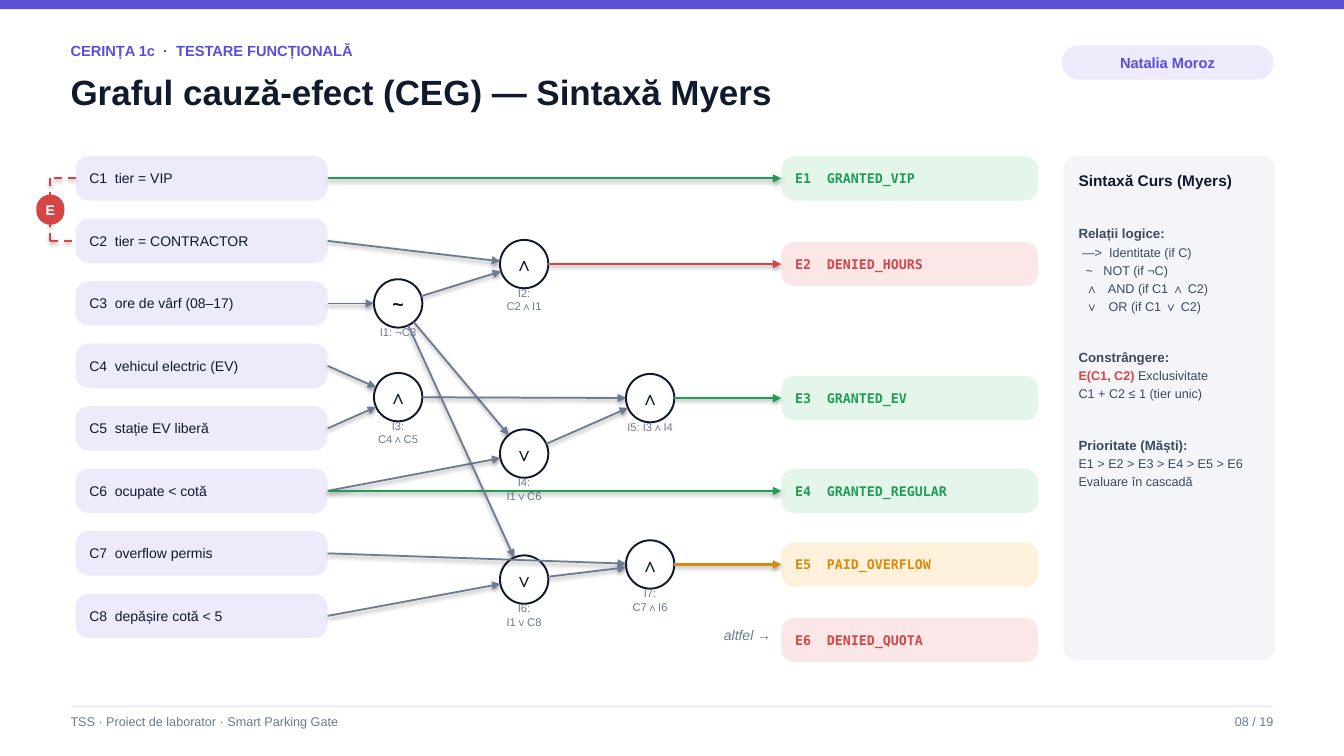
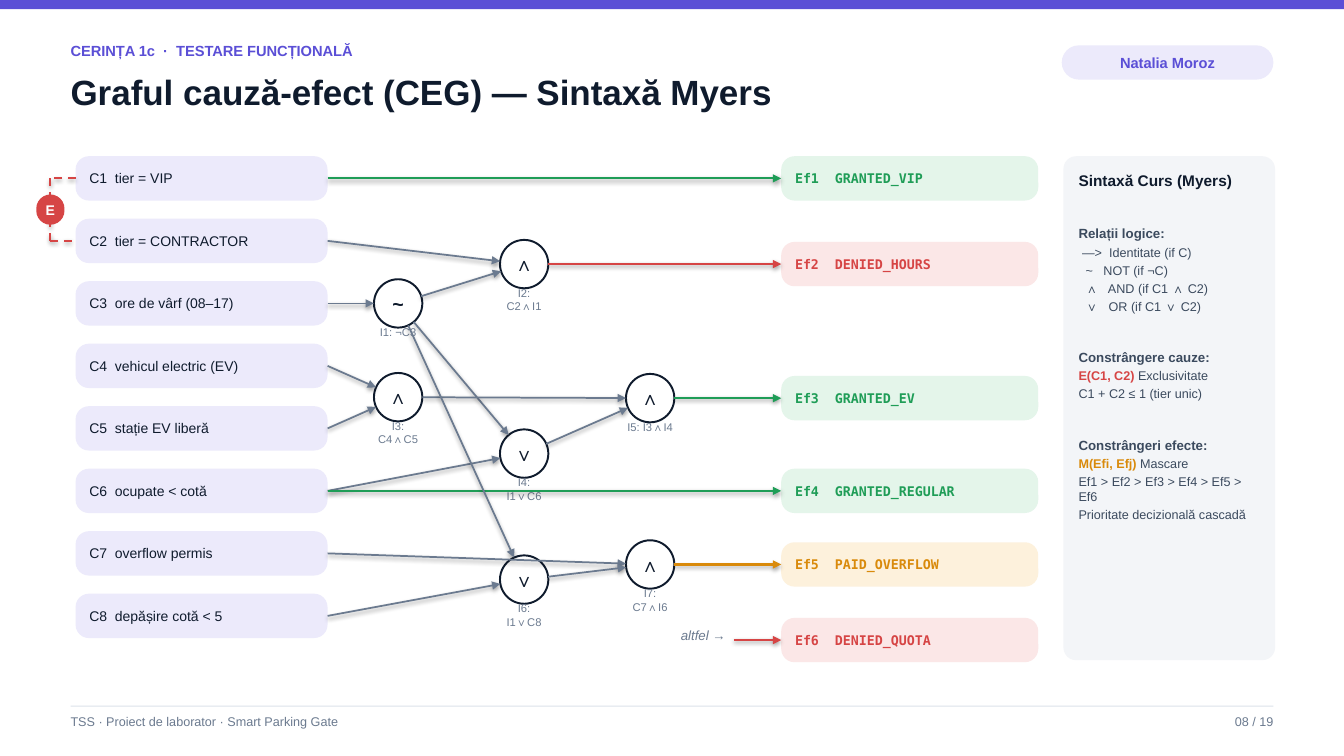
Before and after one commit to victormura/tss, a slide deck: slide 8 of proiect_laborator/docs/Prezentare_Laborator_TSS.pptx. Drawn at 1344x756 pixels with LibreOffice and Linux fonts; fonts in the diff are those of the drawing. Boxes give left, top, right and bottom in pixels: in the first picture for what was removed or moved away, otherwise in the second. Text is boxed around its words. In the diff, an @@ line names an element or a change of style, - is before the commit and + after.

Commit message:
docs(presentation): align all slides with official course notations, formulas, and terminology

```diff
--- a/proiect_laborator/docs/Prezentare_Laborator_TSS.pptx
+++ b/proiect_laborator/docs/Prezentare_Laborator_TSS.pptx
@@ text in rounded rectangle at [795, 173, 923, 186]: text changed @@
-E1 GRANTED_VIP
+Ef1 GRANTED_VIP
@@ text in rounded rectangle at [795, 259, 931, 272]: text changed @@
-E2 DENIED_HOURS
+Ef2 DENIED_HOURS
@@ text at [1079, 352, 1209, 365]: text changed @@
-Constrângere:
+Constrângere cauze:
@@ text in rounded rectangle at [835, 393, 915, 406]: text changed @@
-E3 GRANTED_EV
+Ef3 GRANTED_EV
@@ text at [1079, 458, 1246, 519]: text changed @@
-Prioritate (Măști):
-E1 > E2 > E3 > E4 > E5 > E6
-Evaluare în cascadă
+Constrângeri efecte:
+M(Efi, Efj) Mascare
+Ef1 > Ef2 > Ef3 > Ef4 > Ef5 > Ef6
+Prioritate decizională cascadă
@@ text in rounded rectangle at [795, 486, 955, 499]: text changed @@
-E4 GRANTED_REGULAR
+Ef4 GRANTED_REGULAR
@@ text in rounded rectangle at [795, 559, 939, 572]: text changed @@
-E5 PAID_OVERFLOW
+Ef5 PAID_OVERFLOW
@@ text "altfel →": place and size @@
-text "altfel →" at [724, 630, 753, 640]
+text "altfel →" at [681, 630, 709, 640]
@@ text "altfel →" at [681, 630, 709, 640]: size 10 to 9.5 pt @@
@@ arrow added from (734, 640) to (781, 640), #D64545 1.5 pt @@
@@ text in rounded rectangle at [795, 635, 931, 648]: text changed @@
-E6 DENIED_QUOTA
+Ef6 DENIED_QUOTA
```
Also in this commit, not shown: 12 other slides changed, 2 other files.
